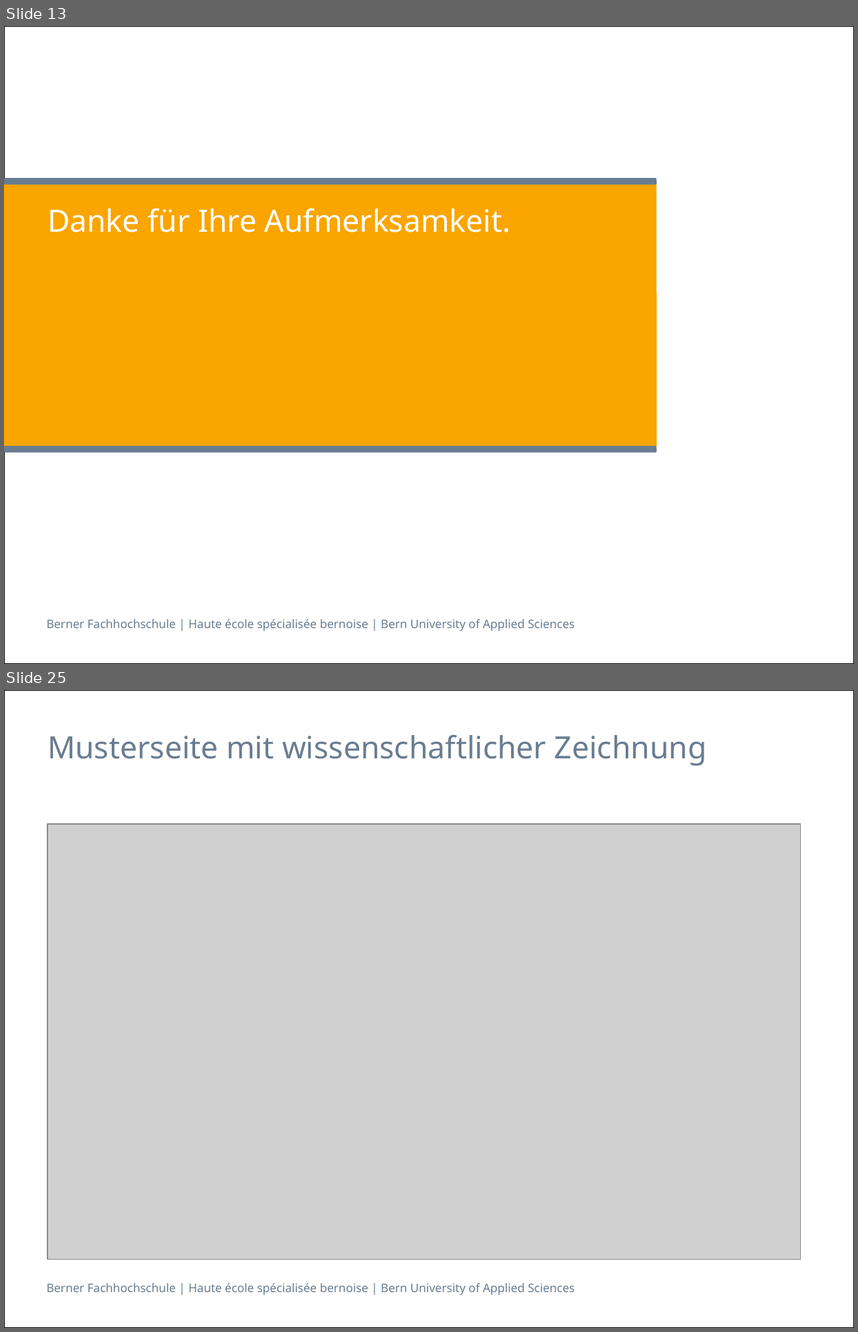
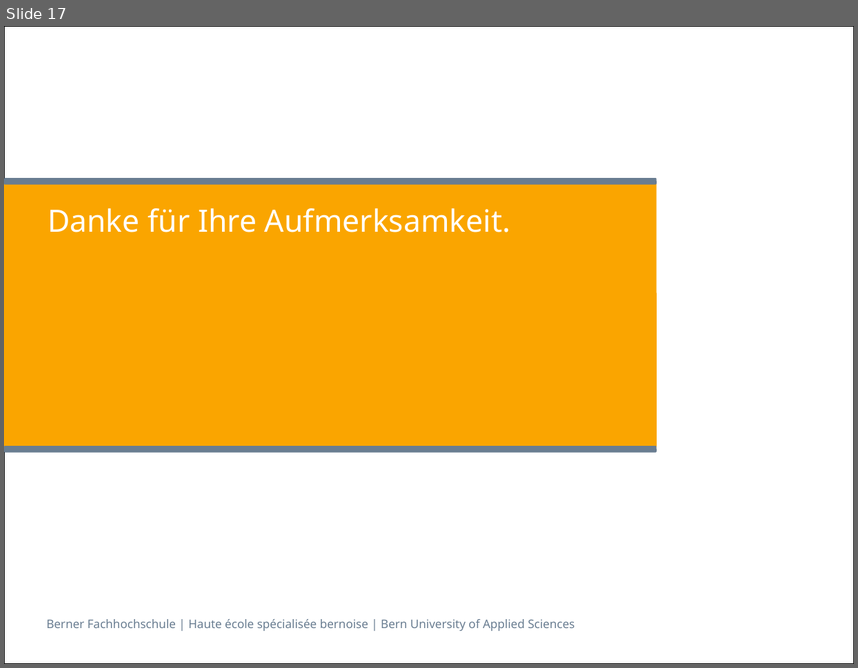
Before and after one commit to sevib1/ch.bfh.btx8081.w2016.blue, a slide deck: doc/CS1/Präsentation_CS1_Task_3_Blau.pptx. Shown one above the other, each under a label of ours: slides 13 and 25 before the commit, slide 17 after it; the slides between them are not shown. The pictures are 858x1332 and 858x668 pixels, drawn with LibreOffice and Linux fonts; fonts in the diff are those of the drawing; grey boxes stand for pictures. Boxes give left, top, right and bottom in pixels: in the first picture for what was removed or moved away, otherwise in the second. Text is boxed around its words. In the diff, an @@ line names an element or a change of style, - is before the commit and + after.

```diff
--- a/doc/CS1/Präsentation_CS1_Task_3_Blau.pptx
+++ b/doc/CS1/Präsentation_CS1_Task_3_Blau.pptx
@@ slide 25 removed at box(4, 690, 854, 1328), background #FFFFFF; not listed: 2 template elements that a slide beside it also shows @@
@@ title removed at box(47, 735, 707, 766) @@
-Musterseite mit wissenschaftlicher Zeichnung
@@ picture removed at box(47, 823, 800, 1259) @@
@@ what was slide 13 is now slide 17 @@
```
Also in this commit, not shown: 1 slide changed, 5 slides added, 21 other slides removed.
